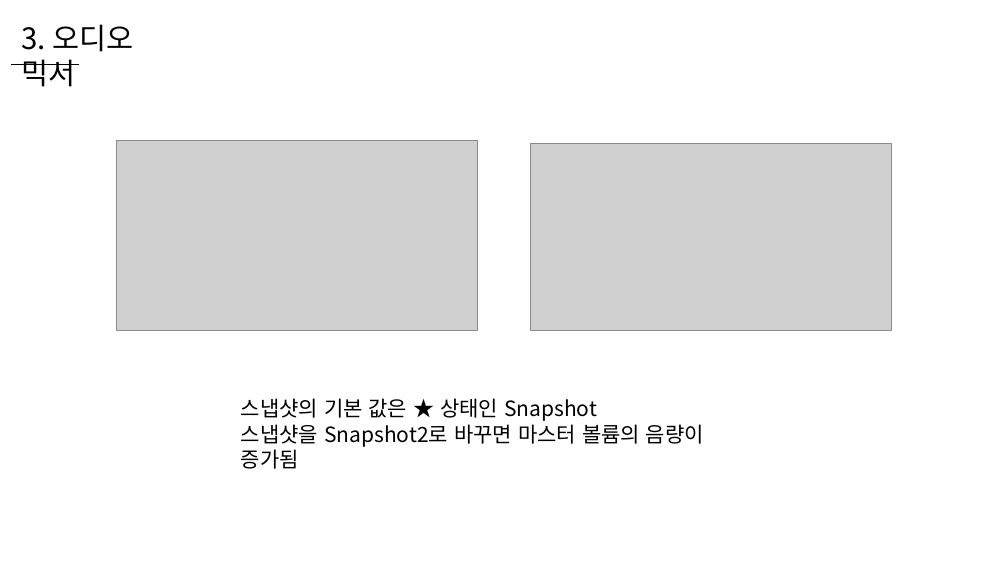
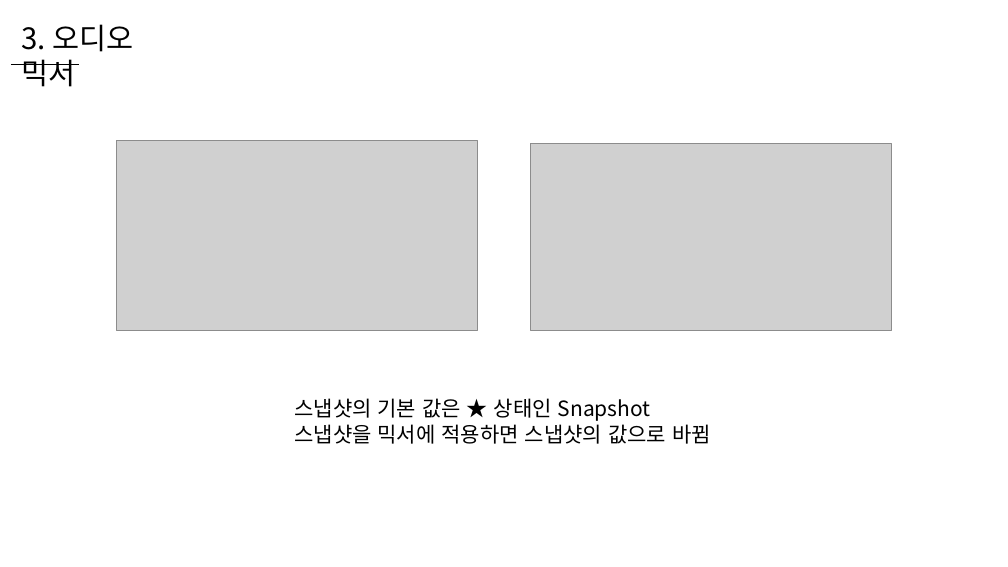
Before and after one commit to WooLyung/2022-Unity-Lecture, a slide deck: slide 19 of 1 - 소리.pptx. Drawn at 1008x567 pixels with LibreOffice and Linux fonts; fonts in the diff are those of the drawing; grey boxes stand for pictures. Boxes give left, top, right and bottom in pixels: in the first picture for what was removed or moved away, otherwise in the second. Text is boxed around its words. In the diff, an @@ line names an element or a change of style, - is before the commit and + after.

```diff
--- a/1 - 소리.pptx
+++ b/1 - 소리.pptx
@@ text "스냅샷의 기본 값은 ★ 상태인 ...": place and size @@
-text "스냅샷의 기본 값은 ★ 상태인 ..." at (241, 398, 704, 447)
+text "스냅샷의 기본 값은 ★ 상태인 ..." at (294, 398, 711, 444)
@@ text at (294, 424, 711, 444): text changed @@
-스냅샷을 Snapshot2로 바꾸면 마스터 볼륨의 음량이 증가됨
+스냅샷을 믹서에 적용하면 스냅샷의 값으로 바뀜
```
Also in this commit, not shown: 1 other slide changed, 1 slide added, 5 other files.
